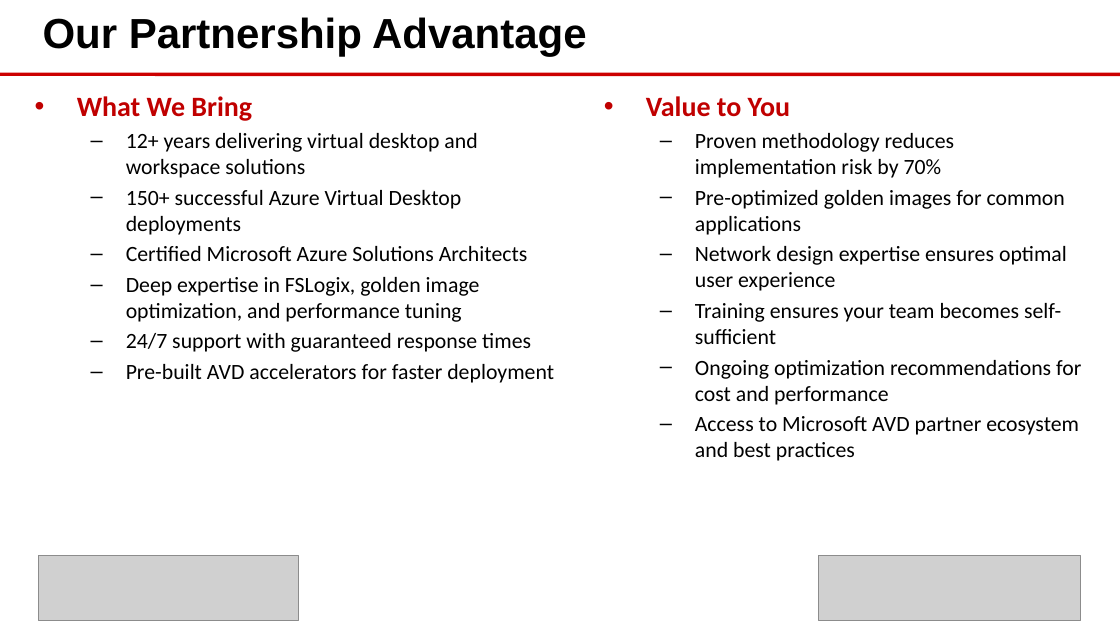
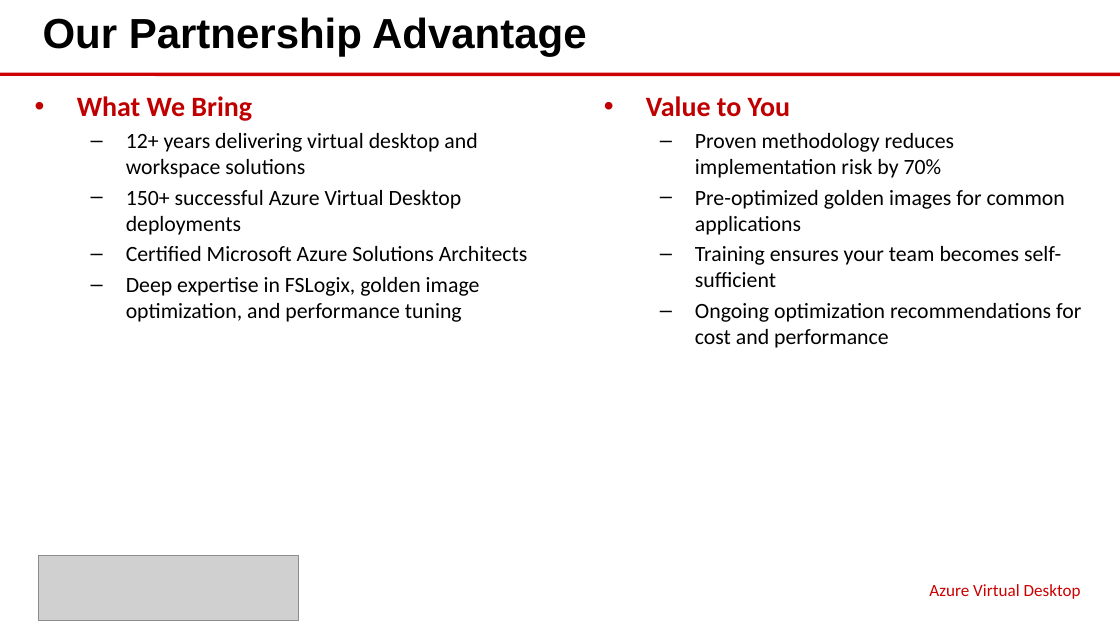
Before and after one commit to eoframework/solutions, a slide deck: slide 8 of solutions/azure/modern-workspace/virtual-desktop/presales/solution-briefing.pptx. Drawn at 1120x630 pixels with LibreOffice and Linux fonts; fonts in the diff are those of the drawing; grey boxes stand for pictures; background and template pictures are left out. Boxes give left, top, right and bottom in pixels: in the first picture for what was removed or moved away, otherwise in the second. Text is boxed around its words. In the diff, an @@ line names an element or a change of style, - is before the commit and + after.

```diff
--- a/solutions/azure/modern-workspace/virtual-desktop/presales/solution-briefing.pptx
+++ b/solutions/azure/modern-workspace/virtual-desktop/presales/solution-briefing.pptx
@@ text at (695, 246, 1067, 291): paragraph removed @@
-  – Network design expertise ensures optimal user experience
@@ text at (126, 333, 554, 383): paragraphs removed @@
-  – 24/7 support with guaranteed response times
-  – Pre-built AVD accelerators for faster deployment
@@ text at (695, 416, 1079, 461): paragraph removed @@
-  – Access to Microsoft AVD partner ecosystem and best practices
@@ picture removed at (819, 556, 1081, 620) @@
@@ text added at (929, 584, 1081, 599), 11 pt, text #CC0000 @@
+Azure Virtual Desktop
```
Also in this commit, not shown: 10 other slides changed, 11 other files.
